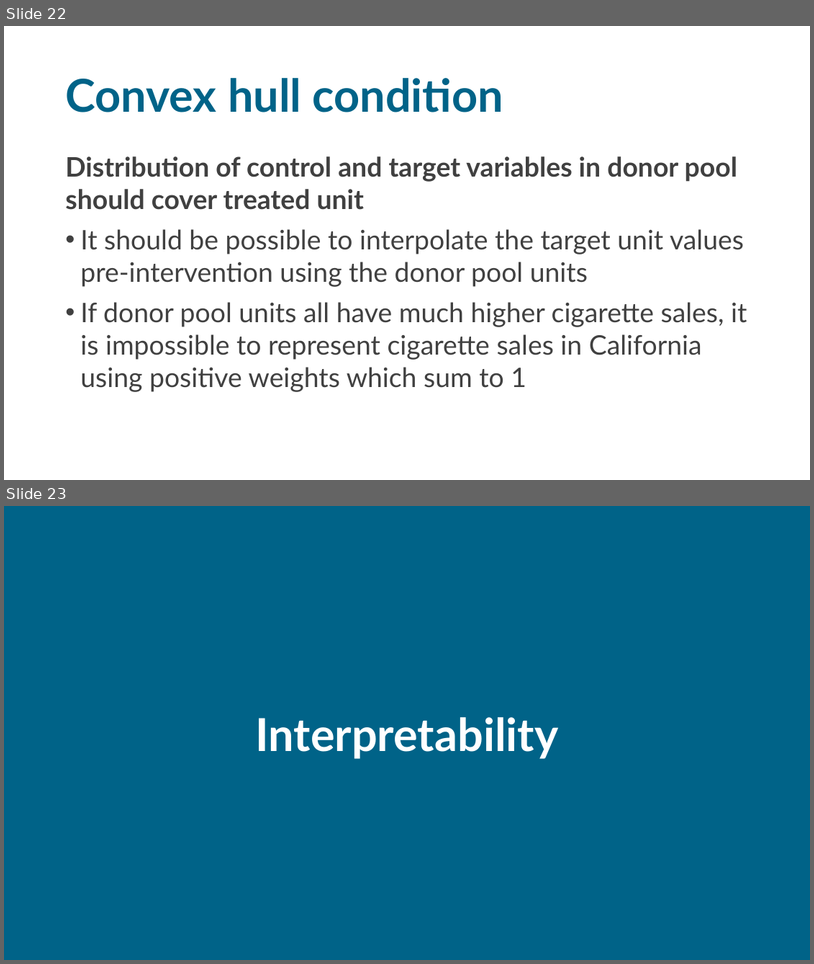
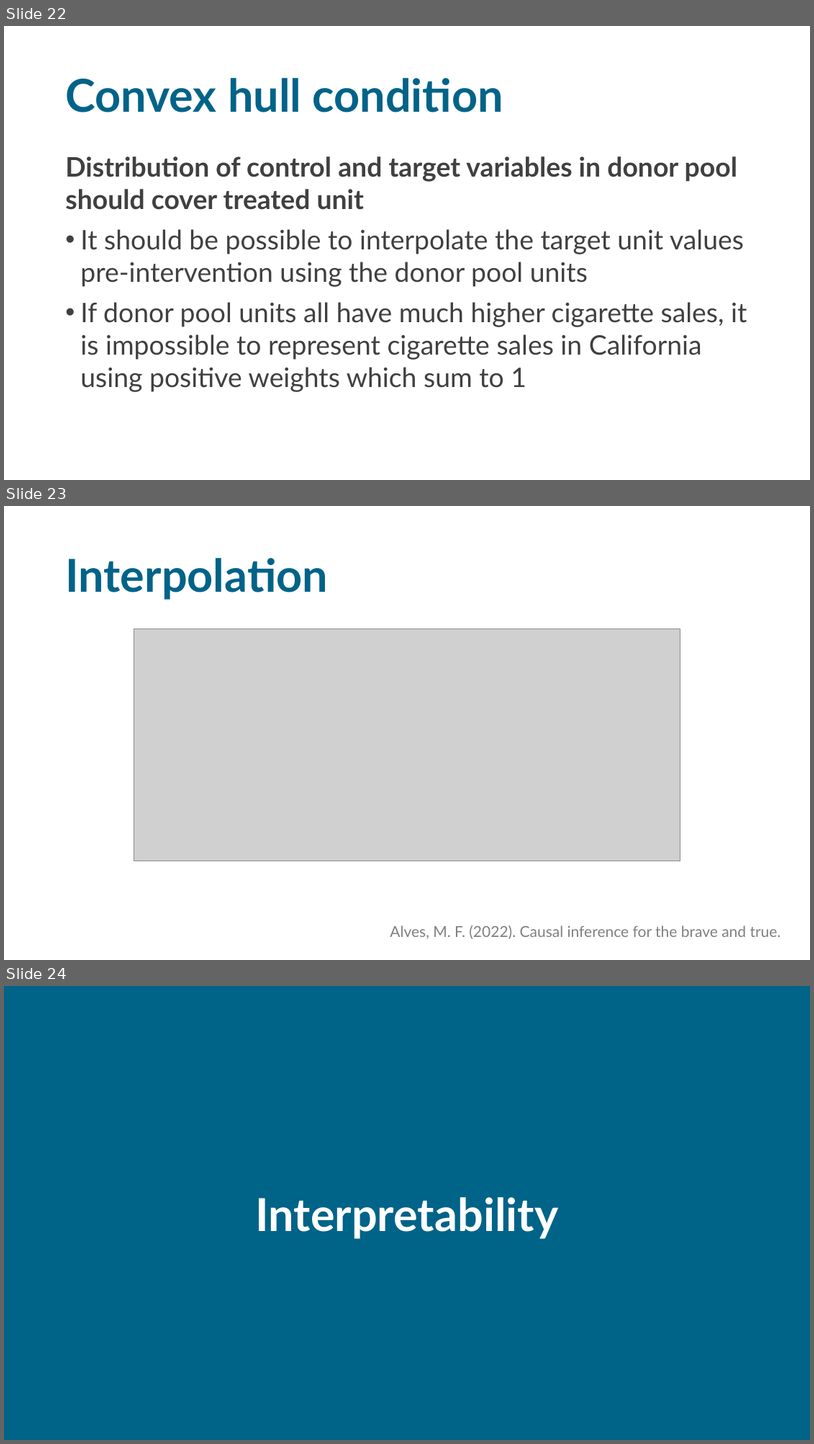
Before and after one commit to sodascience/workshop_causal_impact_assessment, a slide deck: lectures/03_synthetic_control/synthetic_control.pptx. Shown one above the other, each under a label of ours: slides 22 and 23 before the commit, slides 22, 23 and 24 after it. The pictures are 814x964 and 814x1444 pixels, drawn with LibreOffice and Linux fonts; fonts in the diff are those of the drawing; grey boxes stand for pictures. Boxes give left, top, right and bottom in pixels: in the first picture for what was removed or moved away, otherwise in the second. Text is boxed around its words. In the diff, an @@ line names an element or a change of style, - is before the commit and + after.

Commit message:
add interpolation image

```diff
--- a/lectures/03_synthetic_control/synthetic_control.pptx
+++ b/lectures/03_synthetic_control/synthetic_control.pptx
@@ slide 23 added at (4,506,810,960), background #FFFFFF @@
@@ title added at (65,558,328,600), 54 pt, text #006388, bold @@
+Interpolation
@@ picture added at (134,629,680,861) @@
@@ text added at (390,925,782,939), 18 pt, text #808080 @@
+Alves, M. F. (2022). Causal inference for the brave and true.
@@ what was slide 23 is now slide 24 @@
```
Also in this commit, not shown: 1 other file.
